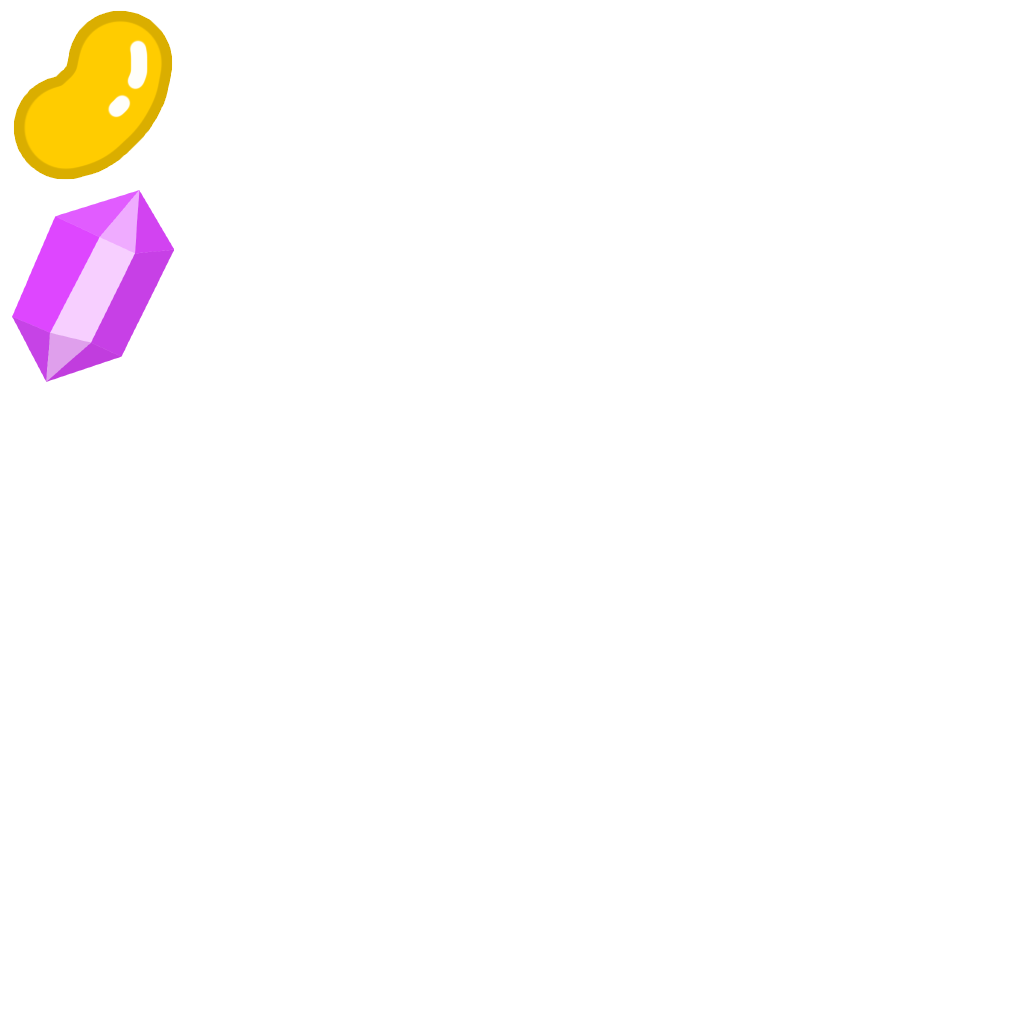
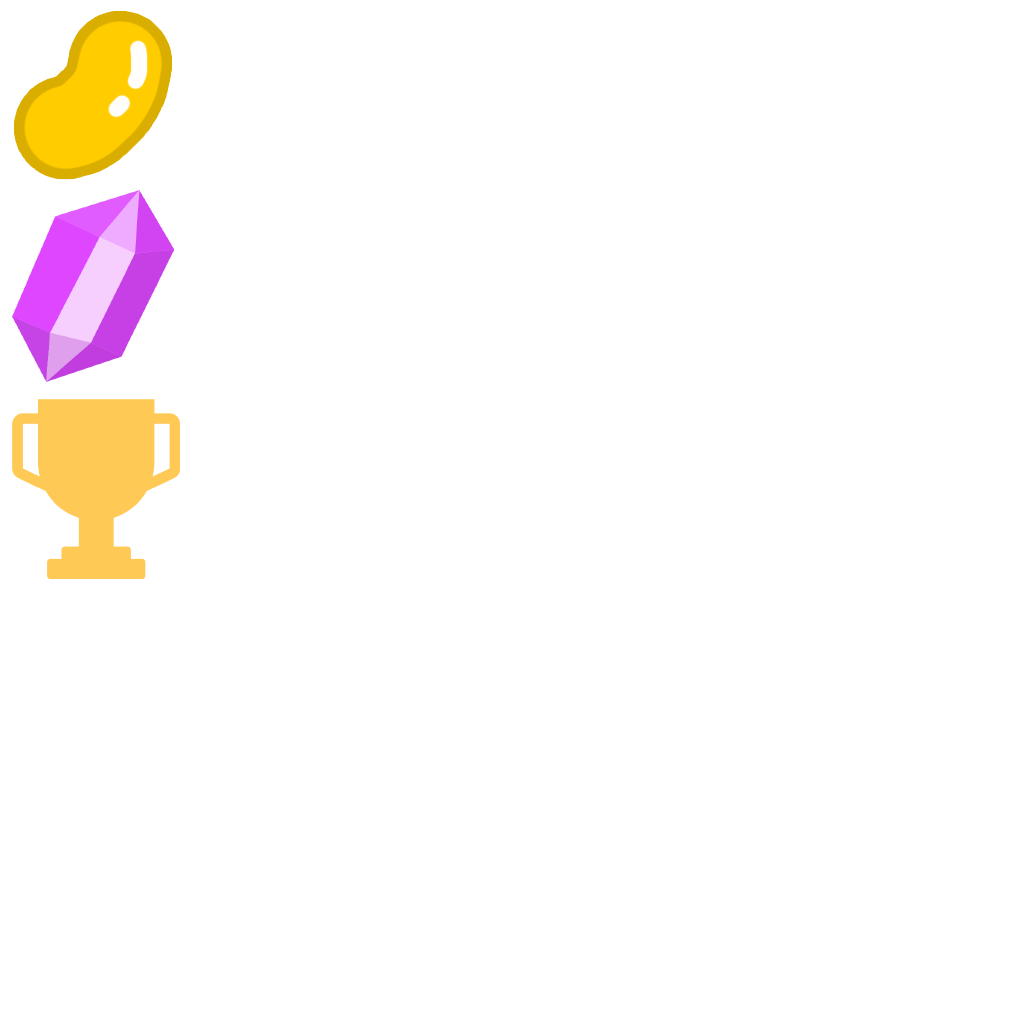
Comparing the layer stacks of the two 1024 x 1024 images. Changes:
added layer "Layer 3" above "Layer 2" over bbox(12, 399, 180, 579)
